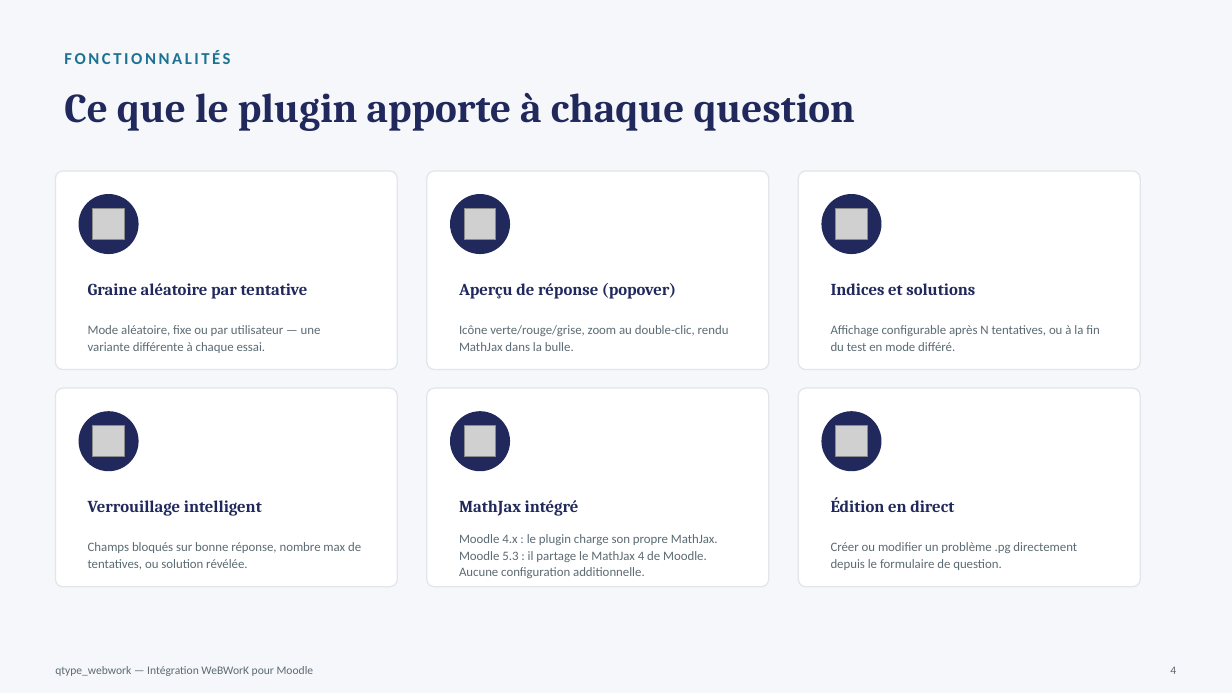
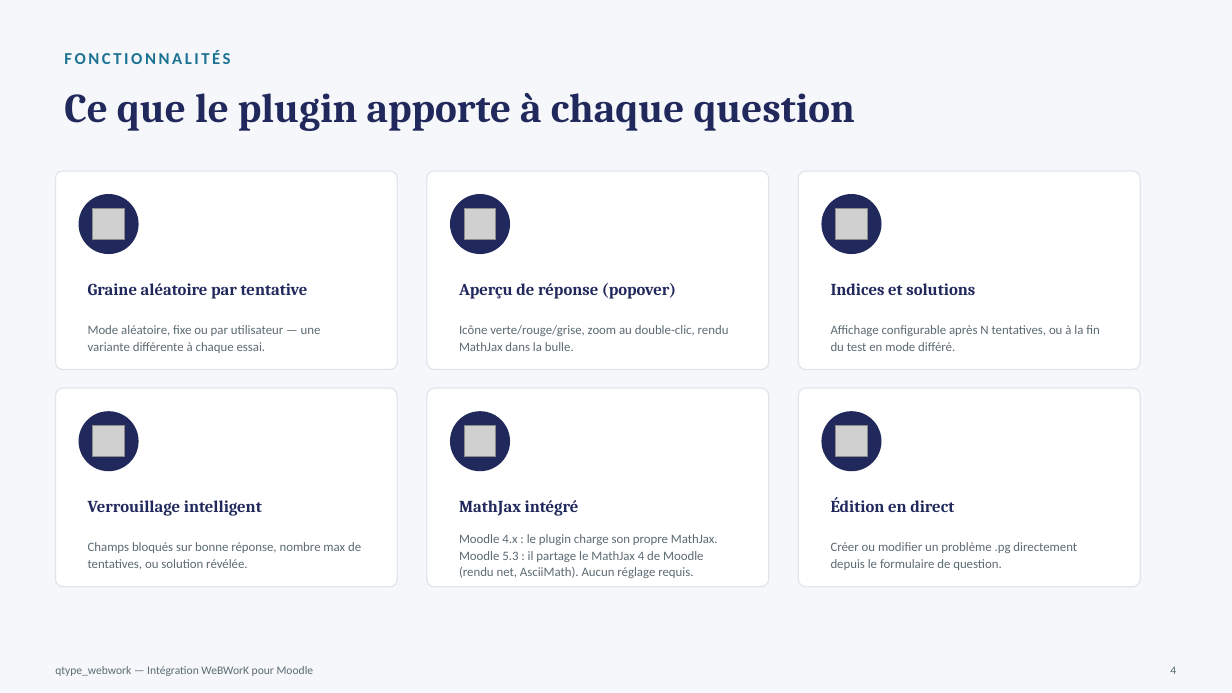
Before and after one commit to JonathanDesaulniers2/moodle-qtype_webwork, a slide deck: slide 4 of docs/qtype_webwork_presentation.pptx. Drawn at 1232x693 pixels with LibreOffice and Linux fonts; fonts in the diff are those of the drawing; grey boxes stand for pictures. Boxes give left, top, right and bottom in pixels: in the first picture for what was removed or moved away, otherwise in the second. Text is boxed around its words. In the diff, an @@ line names an element or a change of style, - is before the commit and + after.

Commit message:
Présentation : validation Moodle 5.3 (nouvelle diapo 21), chaîne intl/fr, catalogue du renderer, Cache-Control, MathView

```diff
--- a/docs/qtype_webwork_presentation.pptx
+++ b/docs/qtype_webwork_presentation.pptx
@@ text at (459,534,718,578): text changed @@
-Moodle 4.x : le plugin charge son propre MathJax. Moodle 5.3 : il partage le MathJax 4 de Moodle. Aucune configuration additionnelle.
+Moodle 4.x : le plugin charge son propre MathJax. Moodle 5.3 : il partage le MathJax 4 de Moodle (rendu net, AsciiMath). Aucun réglage requis.
```
Also in this commit, not shown: 5 other slides changed, 1 slide added.
